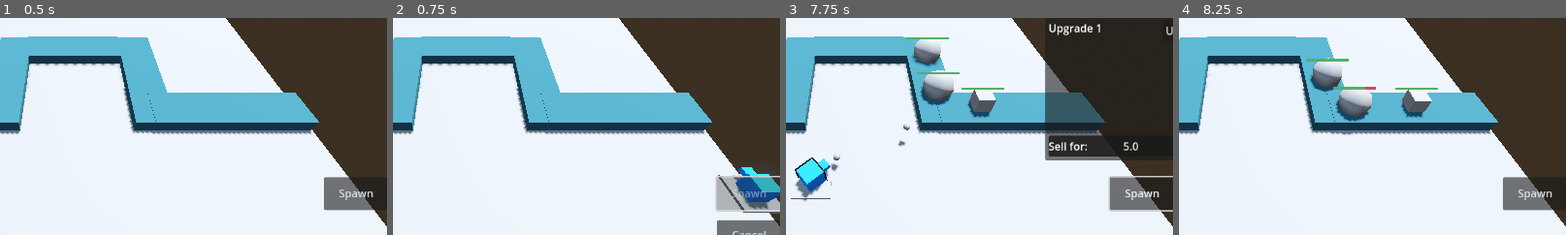
Above: before the commit, frames 1-4 (left to right).
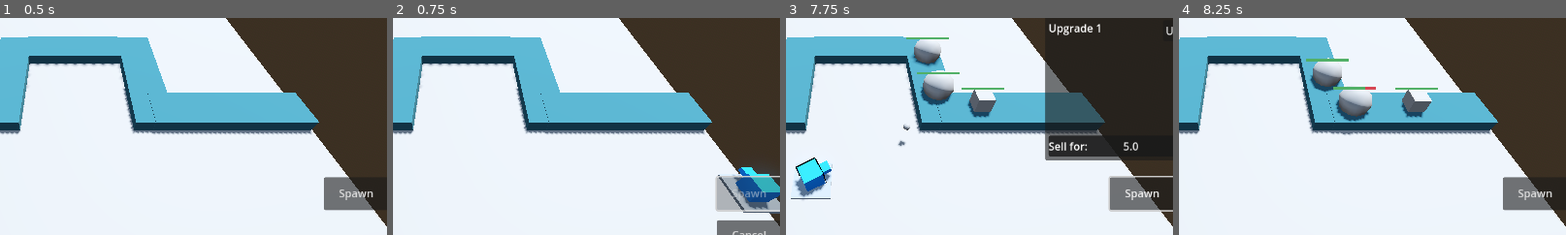
Above: after the commit, the same moments.

Repository: BurnabySouthGameDev/TowerDefence
Game: Godot game, scene res://Scenes/main.tscn
Same seed, same stepped clock (60 frames per second), same inputs: the game is played once before the commit and once after it.
Inputs (mouse positions are % of the whole screen's width and height, from its top left):
- Up to frame 1 (0.5 s): no input
- Up to frame 2 (0.75 s): click "Spawn" at 0.5 s
- Up to frame 3 (7.75 s): click "Cancel" at 1.25 s; click "Spawn" at 2 s; move the mouse to (72, 45) at 2.77 s; click (72, 45) at 2.92 s; click "Upgrade" at 3.5 s; click "7.0" at 4.25 s; click "Spawn" at 5 s; move the mouse to (30, 55) at 5.77 s; click (30, 55) at 5.92 s; move the mouse to (60, 28) at 6.52 s; click (60, 28) at 6.67 s; move the mouse to (45, 70) at 7.27 s; click (45, 70) at 7.42 s
- Up to frame 4 (8.25 s): click "5.0" at 8 s
The pictures show only the part of the screen within x 42-91%, y 33-82%; the shares and areas given below are measured in that part.

Frame 1 is identical in both runs. In frame 3, 0.5% of the frame differs, in the area x 2-15%, y 62-85%; in frame 4, nothing differs.

Commit message:
Fixed instant fire ignoring cooldown when target changes

Diff:
--- a/Scenes/turrets/basic_turret/basic_turret.tscn
+++ b/Scenes/turrets/basic_turret/basic_turret.tscn
@@ -1,10 +1,13 @@
-[gd_scene load_steps=10 format=3 uid="uid://ld73oby6g67"]
+[gd_scene load_steps=11 format=3 uid="uid://ld73oby6g67"]
 
 [ext_resource type="Script" uid="uid://ghb85u66ywux" path="res://Scripts/turrets/basic_turret.gd" id="1_orhfn"]
 [ext_resource type="Resource" uid="uid://c0c22g0dy87a1" path="res://Resources/Towers/basic_turret.tres" id="2_7llsl"]
 [ext_resource type="PackedScene" uid="uid://c2xxq7dd1p7rk" path="res://Scenes/turrets/basic_turret/basic_bullet.tscn" id="3_7llsl"]
 [ext_resource type="PackedScene" uid="uid://cw7yg6e0jmot0" path="res://Scenes/turrets/radar.tscn" id="3_8c8dr"]
 [ext_resource type="Script" uid="uid://c05b2u3qourdf" path="res://Scripts/turrets/select.gd" id="4_mmqk2"]
+
+[sub_resource type="StandardMaterial3D" id="StandardMaterial3D_7llsl"]
+albedo_color = Color(0.52549, 0.568627, 0.607843, 1)
 
 [sub_resource type="ShaderMaterial" id="ShaderMaterial_16ne6"]
 
@@ -26,9 +29,10 @@
 bullet_range = 15.0
 bullet_scene = ExtResource("3_7llsl")
 
-[node name="CSGBox3D" type="CSGBox3D" parent="."]
+[node name="Base" type="CSGBox3D" parent="."]
 transform = Transform3D(1, 0, 0, 0, 1, 0, 0, 0, 1, 0, 0.0449206, 0)
 size = Vector3(2, 0.206152, 2)
+material = SubResource("StandardMaterial3D_7llsl")
 
 [node name="TurretCap" type="Node3D" parent="."]
 unique_name_in_owner = true
--- a/Scripts/turrets/basic_turret.gd
+++ b/Scripts/turrets/basic_turret.gd
@@ -47,6 +47,8 @@
 	radar.monitoring = false
 	csg_box_3d.material = csg_box_3d.material.duplicate(true)
 	resource.radius_changed.connect(update_radius)
+	reload_timer.start()
+	reload_timer.paused = true
 
 
 func _on_radar_new_target(target: PathFollow3D) -> void:
@@ -55,15 +57,16 @@
 
 	print("basic_turret - target: ", target)
 	if target == null:
-		reload_timer.stop()
 		return
 
-	if reload_timer.is_stopped():
+	if reload_timer.paused:
 		fire()
-		reload_timer.start()
+		reload_timer.paused = false
 
 func fire() -> void:
-	if radar.current_target != null:
+	if radar.current_target == null:
+		reload_timer.paused = true
+	else:
 		_fire_at(radar.current_target)
 
 	reload_timer.wait_time = resource.attack_speed
Not shown, removed: Scripts/turrets/.radar.gd.swp
